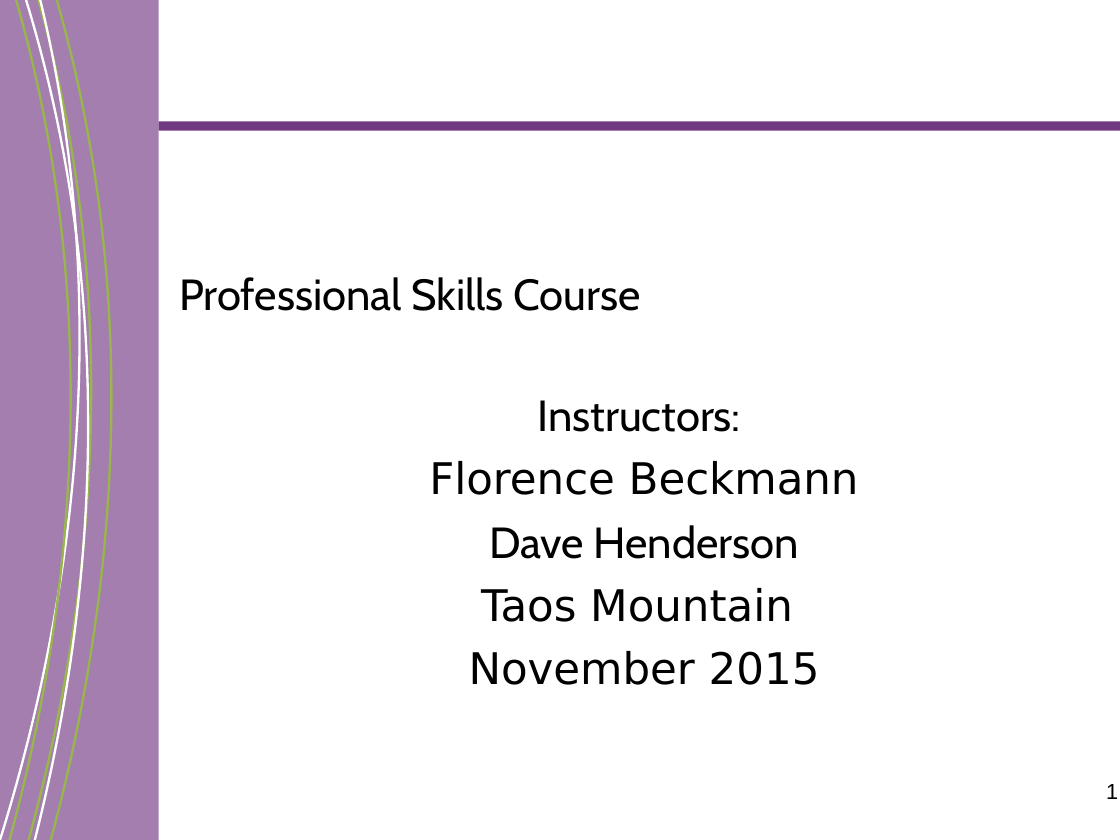
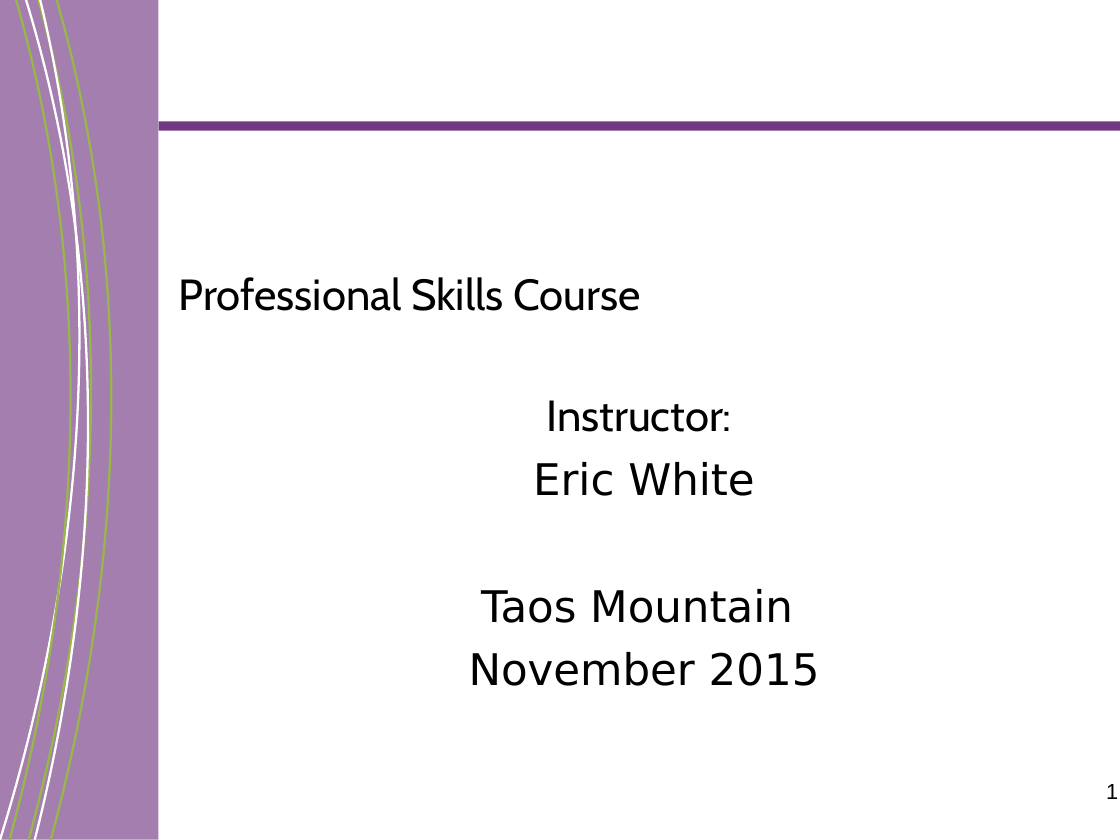
Before and after one commit to ChefPlex/teaching-notes, a slide deck: slide 1 of project-management/year-up/Year Up - ProSkills 101_111715v02.ppt. Drawn at 1120x840 pixels with LibreOffice and Linux fonts; fonts in the diff are those of the drawing; background and template pictures are left out. Boxes give left, top, right and bottom in pixels: in the first picture for what was removed or moved away, otherwise in the second. Text is boxed around its words. In the diff, an @@ line names an element or a change of style, - is before the commit and + after.

```diff
--- a/project-management/year-up/Year Up - ProSkills 101_111715v02.ppt
+++ b/project-management/year-up/Year Up - ProSkills 101_111715v02.ppt
@@ freeform shape at <box>0,0,119,840</box>: outline #FFFFFE 1.5 pt to #FFFFFE 1.47 pt; outline redrawn @@
@@ freeform shape at <box>10,0,109,840</box>: outline #99B64C 1.5 pt to #99B64C 1.47 pt; outline redrawn @@
@@ freeform shape at <box>26,0,124,840</box>: outline #FFFFFE 1.5 pt to #FFFFFE 1.47 pt; outline redrawn @@
@@ freeform shape at <box>28,0,129,840</box>: outline #99B64C 1.5 pt to #99B64C 1.47 pt @@
@@ freeform shape at <box>51,0,148,839</box>: outline #99B64C 1.5 pt to #99B64C 1.47 pt @@
@@ text at <box>533,400,754,496</box>: text changed @@
-Instructors:
-Florence Beckmann
-Dave Henderson
+Instructor:
+Eric White
```
Also in this commit, not shown: 22 other slides changed, 6 other files.
